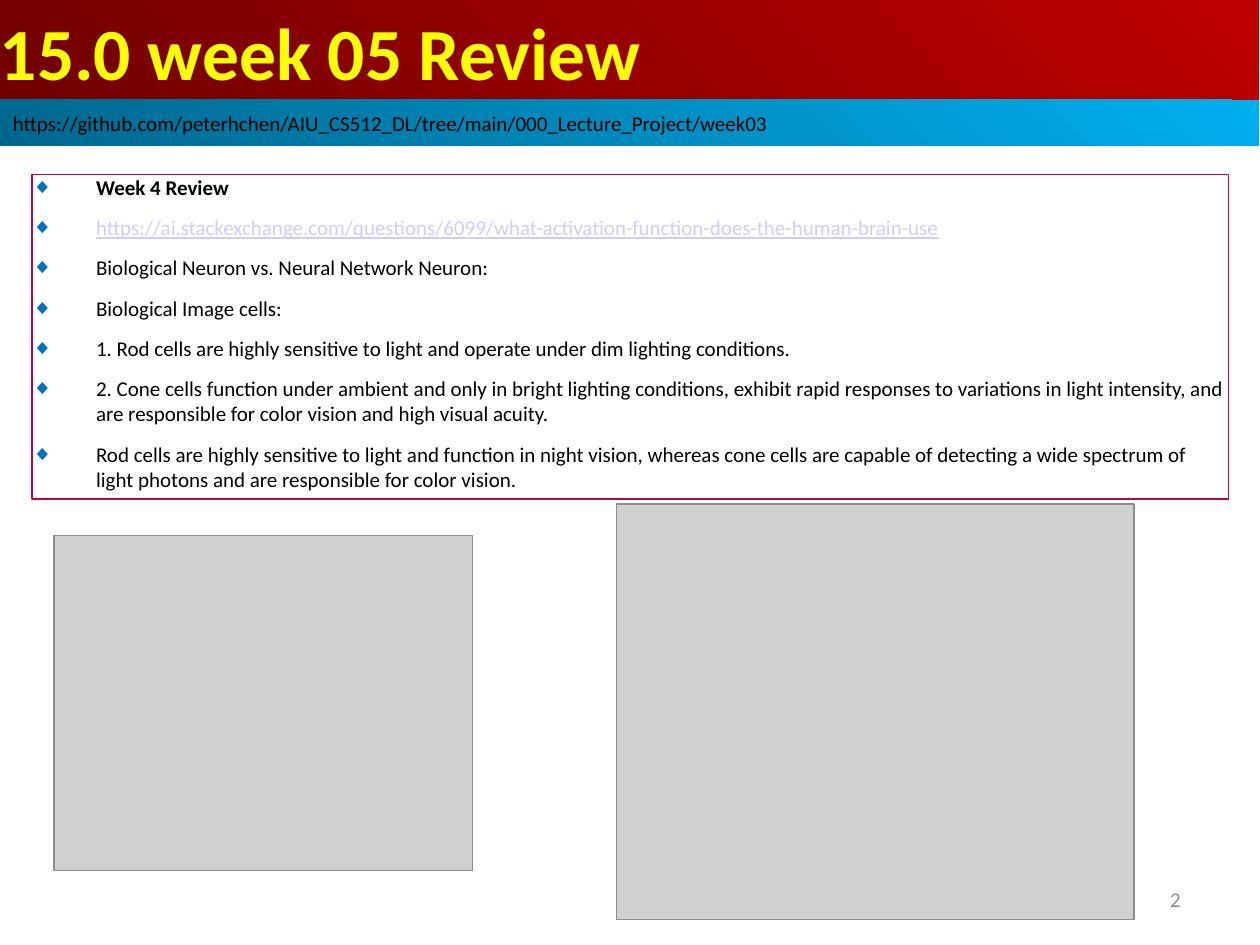
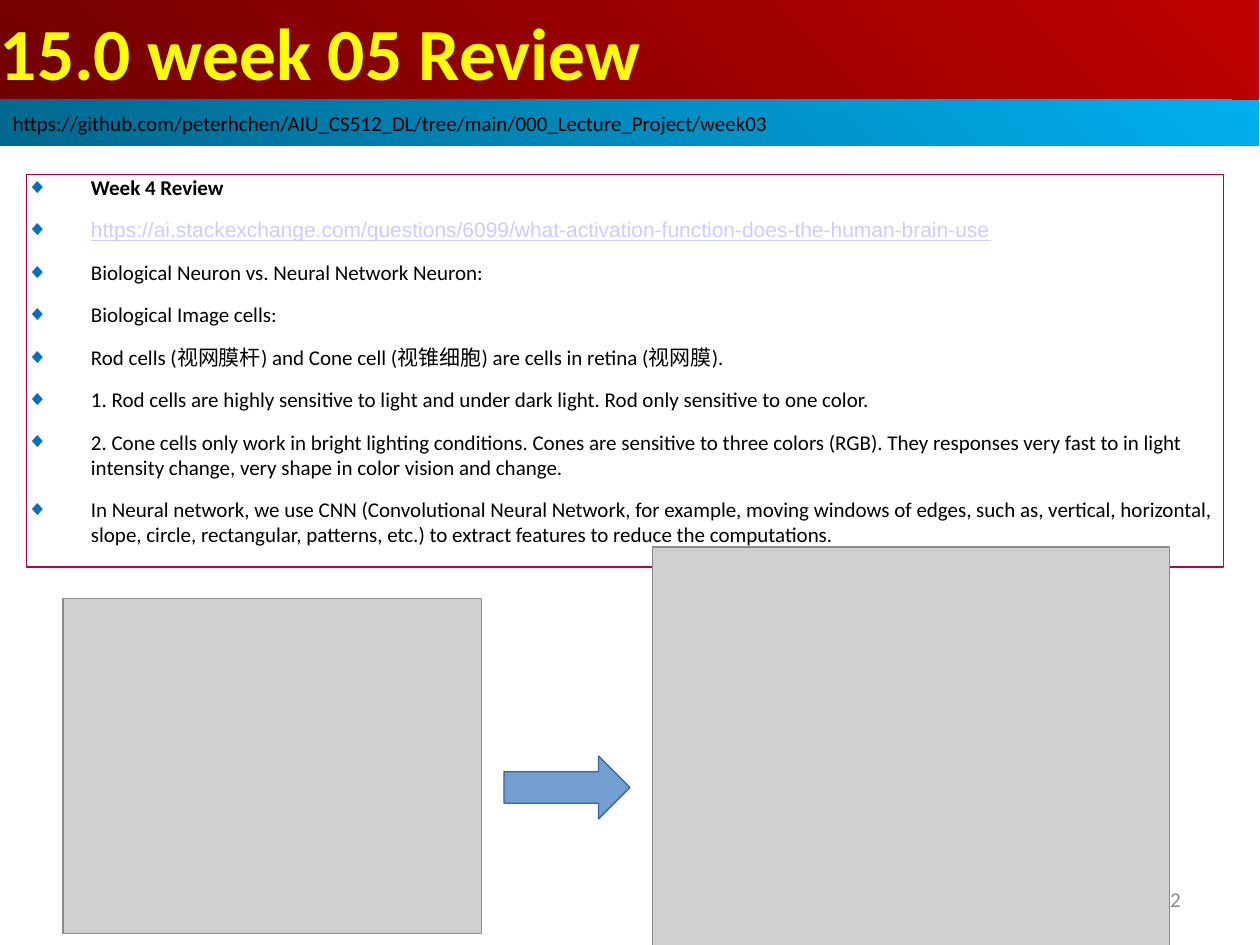
Before and after one commit to peterhchen/AIU_CS512_DL, a slide deck: slide 2 of 000_Lecture_Project/week06/01_Lecture/15.00_w05_review.ppt. Drawn at 1260x945 pixels with LibreOffice and Linux fonts; fonts in the diff are those of the drawing; grey boxes stand for pictures. Boxes give left, top, right and bottom in pixels: in the first picture for what was removed or moved away, otherwise in the second. Text is boxed around its words. In the diff, an @@ line names an element or a change of style, - is before the commit and + after.

```diff
--- a/000_Lecture_Project/week06/01_Lecture/15.00_w05_review.ppt
+++ b/000_Lecture_Project/week06/01_Lecture/15.00_w05_review.ppt
@@ rectangle "Week 4 Review": place and size @@
-rectangle "Week 4 Review" at (32, 174, 1228, 499)
+rectangle "Week 4 Review" at (26, 174, 1223, 567)
@@ text in rectangle at (91, 180, 989, 326): font Calibri to Arial in "https://ai.stackexchange.com/questions/6099/what-activation- ..."; more space between paragraphs @@
@@ text in rectangle at (91, 347, 1211, 549): text changed @@
-◆ 1. Rod cells are highly sensitive to light and operate under dim lighting conditions.
-◆ 2. Cone cells function under ambient and only in bright lighting conditions, exhibit rapid responses to variations in light intensity, and are responsible for color vision and high visual acuity.
-◆ Rod cells are highly sensitive to light and function in night vision, whereas cone cells are capable of detecting a wide spectrum of light photons and are responsible for color vision.
+◆ Rod cells (视网膜杆) and Cone cell (视锥细胞) are cells in retina (视网膜).
+◆ 1. Rod cells are highly sensitive to light and under dark light. Rod only sensitive to one color.
+◆ 2. Cone cells only work in bright lighting conditions. Cones are sensitive to three colors (RGB). They responses very fast to in light intensity change, very shape in color vision and change.
+◆ In Neural network, we use CNN (Convolutional Neural Network, for example, moving windows of edges, such as, vertical, horizontal, slope, circle, rectangular, patterns, etc.) to extract features to reduce the computations.
@@ picture: place and size @@
-picture at (617, 504, 1134, 920)
+picture at (653, 547, 1169, 945)
@@ picture: place and size @@
-picture at (54, 536, 472, 871)
+picture at (63, 598, 481, 934)
@@ right arrow added at (504, 756, 630, 819), fill #729FCF, outline #3465A4 0.74 pt @@
@@ page number at (1170, 893, 1181, 907): more space between paragraphs @@
```
Also in this commit, not shown: 14 other slides changed, 1 other file.
